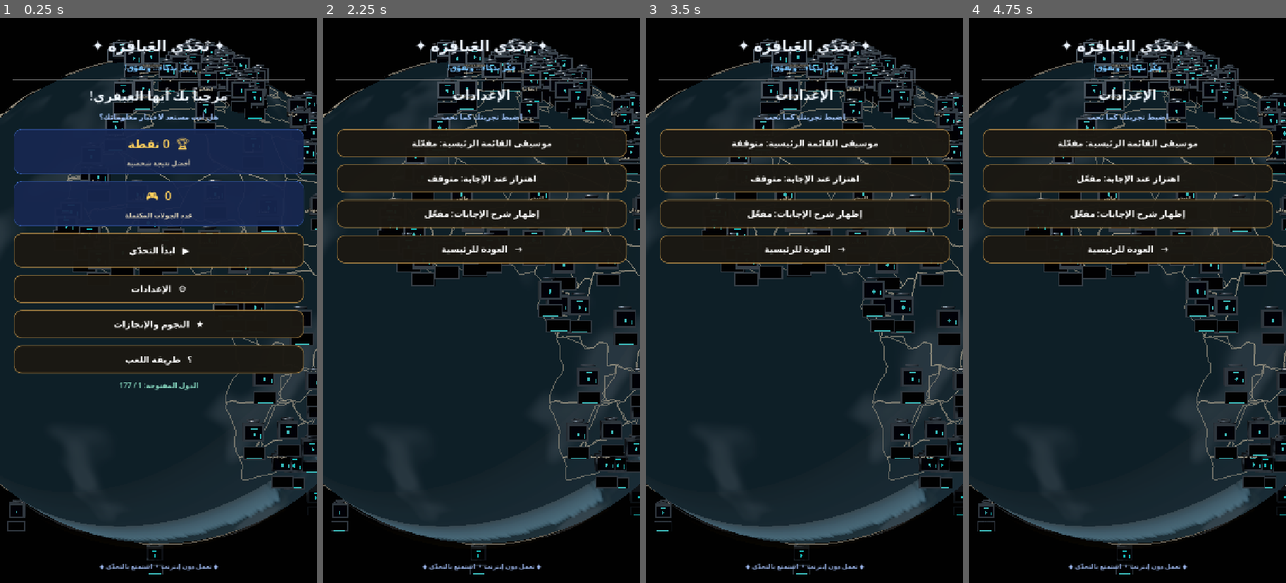
Above: before the commit, frames 1-4 (left to right).
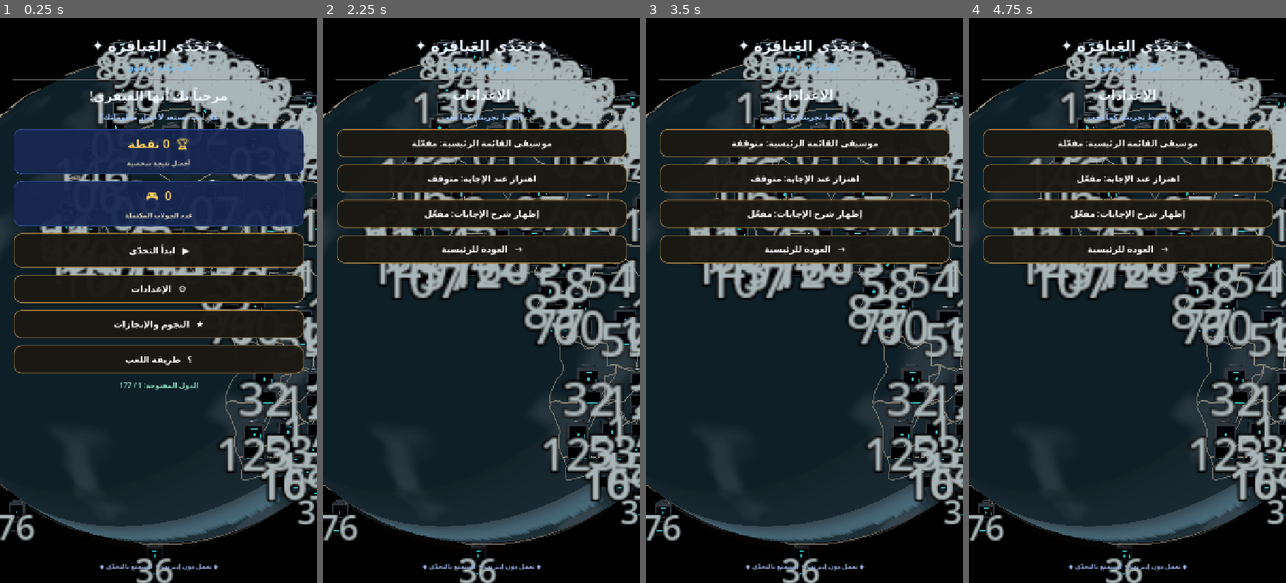
Above: after the commit, the same moments.

Repository: mahdialloui01-art/challenge-
Game: Godot game, scene res://scenes/main.tscn
Same seed, same stepped clock (60 frames per second), same inputs: the game is played once before the commit and once after it.
Inputs:
- Up to frame 1 (0.25 s): no input
- Up to frame 2 (2.25 s): click "▶ ابدأ التحدّي" at 0.5 s; click "⌂ الرئيسية" at 1.25 s; click "⚙ الإعدادات" at 2 s
- Up to frame 3 (3.5 s): click "موسيقى القائمة الرئيسية: مفعّ…" at 2.75 s
- Up to frame 4 (4.75 s): click "موسيقى القائمة الرئيسية: متوق…" at 3.5 s; click "اهتزاز عند الإجابة: متوقف" at 4.25 s

The runs differ from the first frame. In frame 1, 13% of the frame differs, in the area x 0-100%, y 5-100%; in frame 2, 17%; in frame 3, 17%; in frame 4, 17%.

Commit message:
Make globe locks smaller and show all country sequence numbers

Diff:
--- a/scripts/world_globe.gd
+++ b/scripts/world_globe.gd
@@ -387,10 +387,10 @@
         var lock_root := Node3D.new()
         lock_root.name = "CountryLock_" + code
         lock_root.position = _geo_to_sphere(float(anchor[0]), float(anchor[1]), GLOBE_RADIUS * 1.038)
-        lock_root.scale = Vector3.ONE * 0.48
+        lock_root.scale = Vector3.ONE * 0.20
         lock_root.set_meta("route_index", route_index)
         lock_root.set_meta("country_code", code)
-        lock_root.set_meta("base_scale", 0.48)
+        lock_root.set_meta("base_scale", 0.20)
 
         # Brushed titanium outer shell.
         var titanium := StandardMaterial3D.new()
@@ -512,8 +512,8 @@
         var order_label := Label3D.new()
         order_label.name = "SequenceNumber"
         order_label.text = "%02d" % (route_index + 1)
-        order_label.font_size = 28
-        order_label.pixel_size = 0.0038
+        order_label.font_size = 36
+        order_label.pixel_size = 0.0046
         order_label.billboard = BaseMaterial3D.BILLBOARD_ENABLED
         order_label.no_depth_test = true
         order_label.shaded = false
@@ -521,6 +521,8 @@
         order_label.outline_size = 7
         order_label.outline_modulate = Color(0.004, 0.018, 0.03, 1.0)
         order_label.position = Vector3(0.0, -0.172, 0.073)
+        # Counter-scale the number so it remains readable while the lock shrinks.
+        order_label.scale = Vector3.ONE * 2.4
         order_label.horizontal_alignment = HORIZONTAL_ALIGNMENT_CENTER
         order_label.vertical_alignment = VERTICAL_ALIGNMENT_CENTER
         lock_root.add_child(order_label)
@@ -613,7 +615,7 @@
             continue
         var route_index := int(lock_label.get_meta("route_index", -1))
         var normal := lock_label.position.normalized()
-        var marker_visible := route_index > unlocked_index and normal.dot(camera_local.normalized()) > 0.12
+        var marker_visible := normal.dot(camera_local.normalized()) > 0.12
         lock_label.visible = marker_visible
         if marker_visible:
             var camera_basis_local: Basis = global_transform.basis.inverse() * camera.global_transform.basis
@@ -627,7 +629,7 @@
             order_label.visible = false
             continue
         var normal := marker_root.position.normalized()
-        order_label.visible = route_index > unlocked_index and normal.dot(camera_local.normalized()) > 0.12
+        order_label.visible = normal.dot(camera_local.normalized()) > 0.12
 
 func _create_earth_mesh(longitude_segments: int, latitude_segments: int, radius: float = GLOBE_RADIUS) -> ArrayMesh:
     var vertices := PackedVector3Array()
